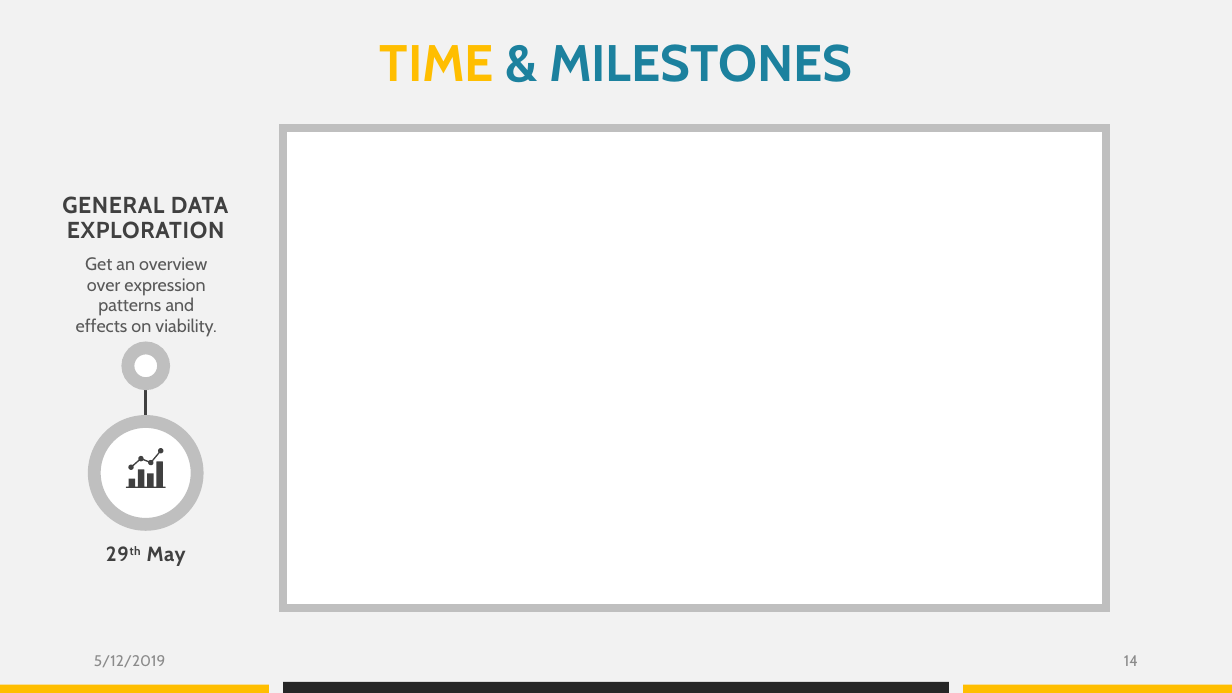
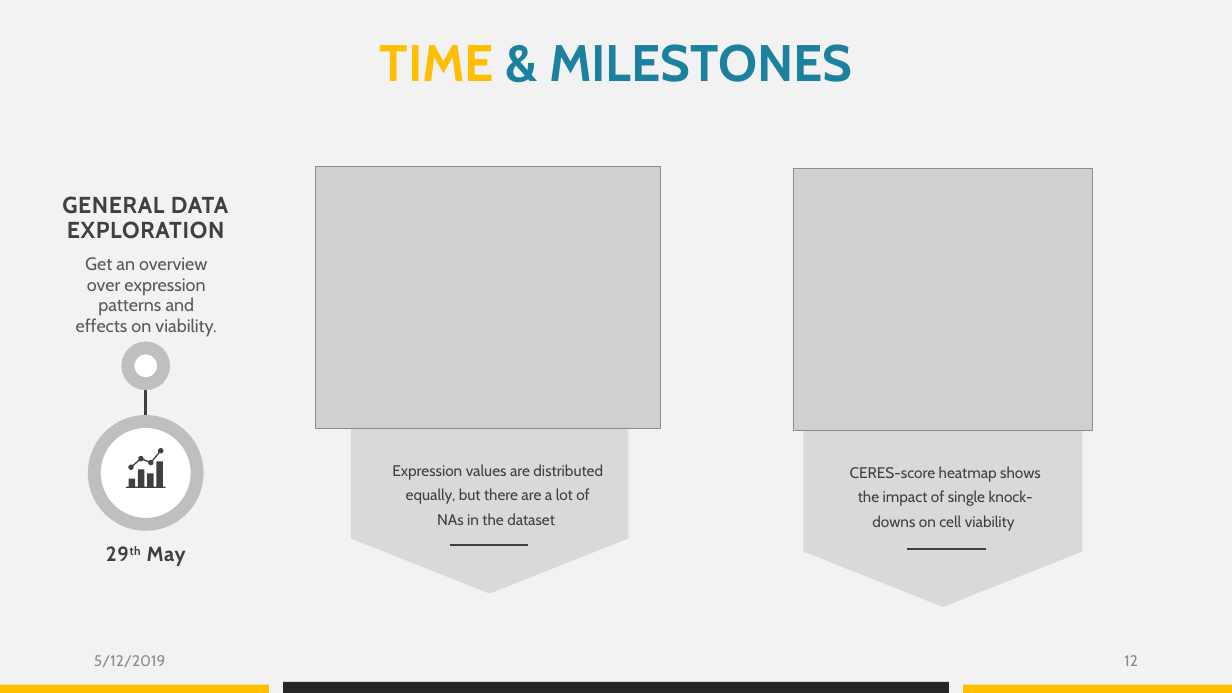
Before and after one commit to datascience-mobi/group-04-project-1-4, a slide deck: slide 12 of Project proposal_presentation_V1.pptx (slide 14 before the commit). Drawn at 1232x693 pixels with LibreOffice and Linux fonts; fonts in the diff are those of the drawing; grey boxes stand for pictures. Boxes give left, top, right and bottom in pixels: in the first picture for what was removed or moved away, otherwise in the second. Text is boxed around its words. In the diff, an @@ line names an element or a change of style, - is before the commit and + after.

```diff
--- a/Project proposal_presentation_V1.pptx
+++ b/Project proposal_presentation_V1.pptx
@@ rectangle removed at [283,128,1106,608] @@
@@ picture added at [316,166,661,429] @@
@@ picture added at [794,168,1092,430] @@
@@ pentagon arrow added at [350,283,629,595], fill #D9D9D9, outline #F2F2F2 1 pt @@
@@ pentagon arrow added at [804,282,1083,607], fill #D9D9D9 @@
@@ text added at [392,464,603,525], 12 pt, text #404040 @@
+Expression values are distributed equally, but there are a lot of NAs in the dataset
@@ text added at [850,466,1041,531], 12 pt, text #404040 @@
+CERES-score heatmap shows the impact of single knock-downs on cell viability
@@ line added from (450, 545) to (528, 545), #404040 1.5 pt @@
@@ line added from (908, 549) to (986, 549), #404040 1.5 pt @@
@@ page number at [1124,655,1138,666]: text changed @@
-14
+12
```
Also in this commit, not shown: 8 other slides changed, 3 slides added, 4 slides removed, 5 other files.
